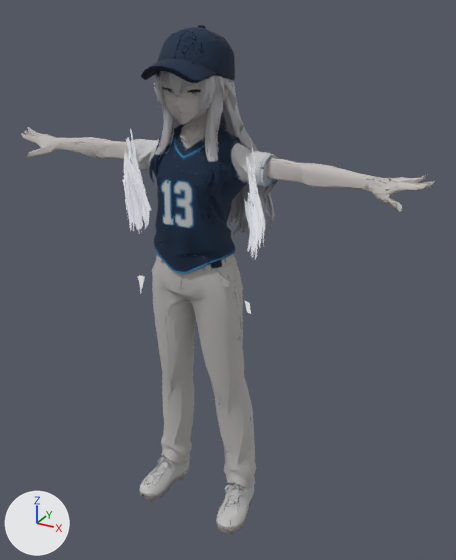
What one commit did to the glTF model public/models/diamond-shine/reina.glb.
Camera for both pictures: a camera (50 mm lens) standing at (1.101, -1.767, 1.896) and looking at (0.076, 0.097, 0.964). Every picture has the same lights, and +X, +Y and +Z are marked at lower left. The older version comes first. Where no turn or scale is listed for an object, it has been applied to the vertices. Vertices at exactly the same position are counted once.

Names of what the first picture shows: 'kit_curtain_L', 'kit_curtain_R', 'mesh_reina'.
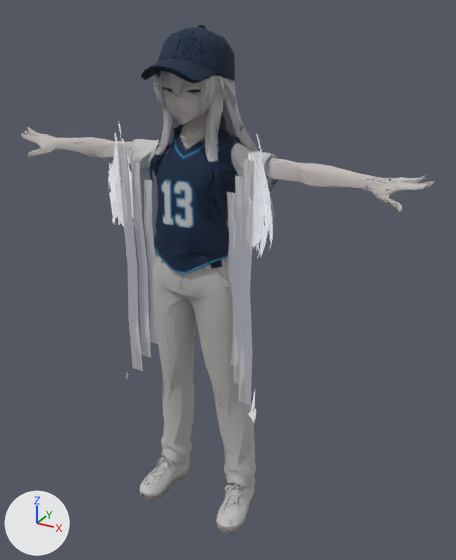
What changed in the scene script:
```text
Change me_node_0_002:
    remove me_node_0_002.from_pydata(...)  # 857 vertices, 578 faces; spans x -0.269..-0.206, y -0.056..0.073, z 0.887..1.522
    add me_node_0_002.from_pydata(...)  # 787 vertices, 524 faces; spans x -0.318..-0.224, y -0.085..0.037, z 0.522..1.542
    me_node_0_002 part 1: the loose piece of 7 vertices spanning x -0.228..-0.215, y 0.006..0.041, z 1.141..1.209 is scaled about its middle by (1.6, 1.1, 1), then moved by (-0.021, -0.037, 0.02)
    me_node_0_002 part 2: the loose piece of 20 vertices spanning x -0.268..-0.249, y -0.045..0.037, z 1.169..1.438 is rebuilt with 8 vertices and now spans x -0.269..-0.25, y -0.054..0.021, z 1.283..1.459
    me_node_0_002 part 3: the loose piece of 14 vertices spanning x -0.259..-0.245, y -0.043..0.006, z 1.165..1.389 is rebuilt with 16 vertices and now spans x -0.269..-0.224, y -0.044..0.003, z 1.222..1.395
    me_node_0_002 part 4: 92 loose pieces with 436 vertices, spanning x -0.268..-0.206, y -0.054..0.073, z 0.887..1.522, are deleted
    me_node_0_002 part 5: 305 vertices removed from x -0.269..-0.21, y -0.056..0.066, z 1.118..1.501; 674 vertices added at x -0.318..-0.226, y -0.08..0.037, z 1.138..1.542
    other edits to the shape of me_node_0_002 do not show in these pictures
Change me_node_0_003:
    remove me_node_0_003.from_pydata(...)  # 825 vertices, 558 faces; spans x 0.207..0.27, y -0.079..0.048, z 0.924..1.522
    add me_node_0_003.from_pydata(...)  # 788 vertices, 535 faces; spans x 0.22..0.32, y -0.105..0.021, z 0.522..1.542
    me_node_0_003 part 6: the loose piece of 6 vertices spanning x 0.265..0.269, y -0.059..-0.038, z 1.181..1.286 is multiplied about its middle by the matrix ((0.992, -0.082, -0.027), (0.083, 0.992, 0.045), (0.023, -0.047, 0.995)), then moved by (0.049, -0.014, 0.026)
    me_node_0_003 part 7: the loose piece of 7 vertices spanning x 0.261..0.265, y -0.067..-0.033, z 1.259..1.34 is multiplied about its middle by the matrix ((0.952, -0.11, -0.053), (0.116, 0.948, 0.1), (0.041, -0.106, 0.953)), then moved by (0.046, -0.01, 0.026)
    me_node_0_003 part 8: the loose piece of 6 vertices spanning x 0.255..0.258, y -0.056..-0.035, z 1.166..1.265 is multiplied about its middle by the matrix ((0.993, -0.063, 0.012), (0.062, 0.992, 0.052), (-0.015, -0.051, 0.994)), then moved by (0.043, -0.019, 0.026)
    me_node_0_003 part 9: the loose piece of 11 vertices spanning x 0.234..0.246, y -0.07..-0.041, z 1.147..1.346 is rebuilt with 15 vertices and now spans x 0.229..0.257, y -0.072..-0.04, z 1.171..1.317
    me_node_0_003 part 10: the loose piece of 10 vertices spanning x 0.255..0.264, y -0.068..-0.034, z 1.259..1.356 is rebuilt with 11 vertices and now spans x 0.249..0.267, y -0.072..-0.018, z 1.234..1.383
    me_node_0_003 part 11: the loose piece of 8 vertices spanning x 0.245..0.255, y -0.074..-0.049, z 1.148..1.323 is rebuilt with 16 vertices and now spans x 0.228..0.256, y -0.078..-0.049, z 1.173..1.353
    me_node_0_003 part 12: 91 loose pieces with 411 vertices, spanning x 0.207..0.27, y -0.079..0.048, z 0.924..1.522, are deleted
    me_node_0_003 part 13: 311 vertices removed from x 0.21..0.27, y -0.071..0.046, z 1.107..1.469; 657 vertices added at x 0.22..0.32, y -0.086..0.021, z 1.133..1.542
    me_node_0_003 part 14: 19 vertices added at x 0.268..0.295, y -0.105..-0.079, z 0.522..0.672
    other edits to the shape of me_node_0_003 do not show in these pictures
Change me_node_0:
    remove me_node_0.from_pydata(...)  # 32558 vertices, 30000 faces; spans x -0.77..0.78, y -0.18..0.25, z 0.0..1.83
    add me_node_0.from_pydata(...)  # 32618 vertices, 30048 faces; spans x -0.77..0.78, y -0.18..0.25, z 0.0..1.83
    me_node_0 part 15
    38 vertices are added at x -0.26..0.26, y -0.07..-0.04, z 0.58..1.46
    22 new vertices lie (0.04, 0.0, 0.0) away from vertices in x -0.26..0.22, y -0.07..-0.04, z 0.7..1.46
    48 new faces join them, mat_mat_hair_lock (picture img_hero_base_color)
    add me_node_0.materials.append(mat_mat_hair_lock)  # picture img_hero_base_color
```

Where the change shows, as pixel boxes [x1, y1, x2, y2] in the pictures (456 x 560 px; the box of a moved part takes in the faces that stretch with it):
'kit_curtain_L', reshaped: before [123, 128, 151, 293]; after [108, 121, 134, 379]
'kit_curtain_R', reshaped: before [244, 143, 265, 314]; after [247, 134, 273, 422]
part 1 of me_node_0_002, moved or reshaped (not visible afterwards): before [145, 211, 149, 228]
part 2 of me_node_0_002, rebuilt (not visible afterwards): before [124, 150, 140, 198]
part 3 of me_node_0_002, rebuilt (not visible afterwards): before [125, 164, 131, 178]
part 4 of me_node_0_002, deleted: before [123, 128, 149, 293]
part 5 of me_node_0_002, built on: before [123, 134, 151, 233]; after [108, 121, 134, 226]
part 6 of me_node_0_003, moved or reshaped: before [257, 217, 260, 245]; after [270, 213, 272, 241]
part 7 of me_node_0_003, moved or reshaped: before [255, 202, 260, 221]; after [268, 198, 271, 213]
part 8 of me_node_0_003, moved or reshaped (not visible afterwards): before [255, 222, 258, 247]
part 9 of me_node_0_003, rebuilt (mostly hidden afterwards): before [247, 199, 253, 250]; after [252, 215, 255, 242]
part 10 of me_node_0_003, rebuilt: before [254, 199, 258, 222]; after [254, 187, 260, 220]
part 11 of me_node_0_003, rebuilt: before [250, 209, 253, 256]; after [247, 198, 254, 228]
part 12 of me_node_0_003, deleted: before [245, 143, 265, 314]
part 13 of me_node_0_003, built on: before [244, 158, 265, 260]; after [248, 134, 273, 258]
part 14 of me_node_0_003, added: after [248, 391, 256, 422]
part 15 of me_node_0, added: after [117, 144, 255, 405]
